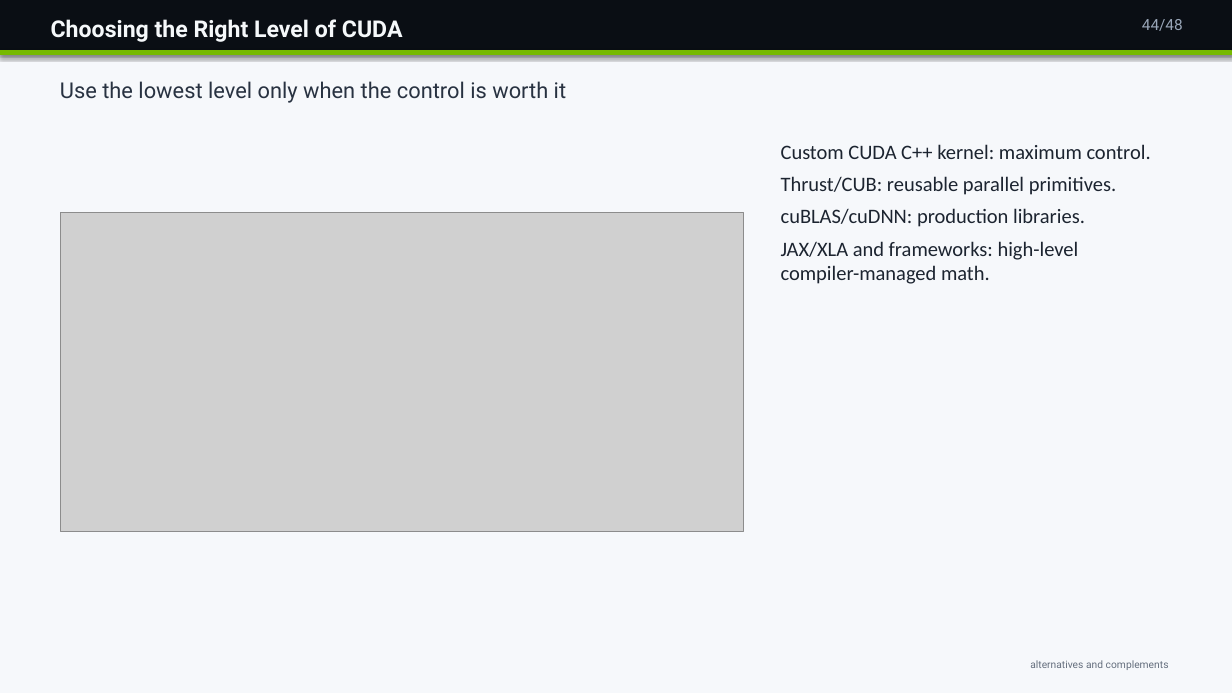
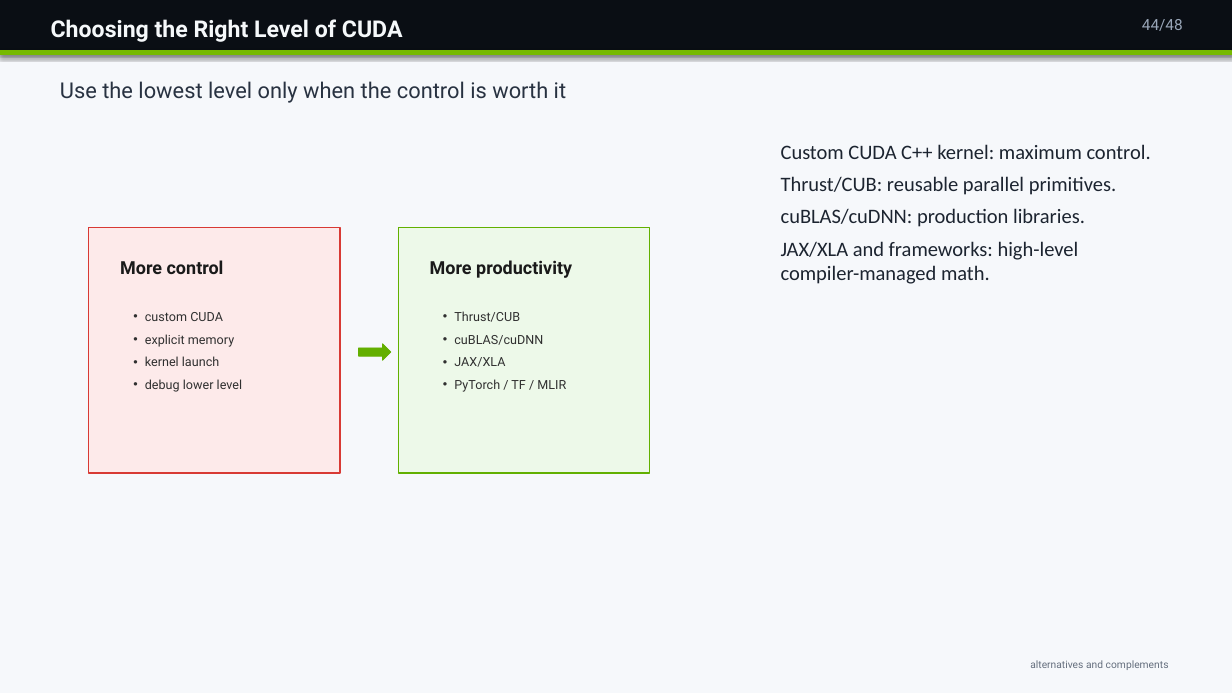
Before and after one commit to neudinger/formation, a slide deck: slide 44 of Day2_Runtime_Performance_Deployment_JAX_MatMul.pptx. Drawn at 1232x693 pixels with LibreOffice and Linux fonts; fonts in the diff are those of the drawing; grey boxes stand for pictures. Boxes give left, top, right and bottom in pixels: in the first picture for what was removed or moved away, otherwise in the second. Text is boxed around its words. In the diff, an @@ line names an element or a change of style, - is before the commit and + after.

```diff
--- a/Day2_Runtime_Performance_Deployment_JAX_MatMul.pptx
+++ b/Day2_Runtime_Performance_Deployment_JAX_MatMul.pptx
@@ picture removed at [60, 213, 744, 531] @@
@@ rectangle added at [89, 227, 340, 473], fill #FDEAEA, outline #D83A34 1 pt @@
@@ rectangle added at [398, 227, 650, 473], fill #EDF9E9, outline #62B000 1 pt @@
@@ text added at [120, 260, 224, 274], 14 pt, text #1A1A1A, bold @@
+More control
@@ text added at [430, 260, 572, 278], 14 pt, text #1A1A1A, bold @@
+More productivity
@@ text added at [145, 312, 242, 392], 9.8 pt, text #303030 @@
+• custom CUDA
+• explicit memory
+• kernel launch
+• debug lower level
@@ text added at [454, 311, 566, 392], 9.8 pt, text #303030 @@
+• Thrust/CUB
+• cuBLAS/cuDNN
+• JAX/XLA
+• PyTorch / TF / MLIR
@@ right arrow added at [359, 344, 391, 360], fill #63AF00, outline #63AF00 0.5 pt @@
```
Also in this commit, not shown: 2 other slides changed, 1 other file.
